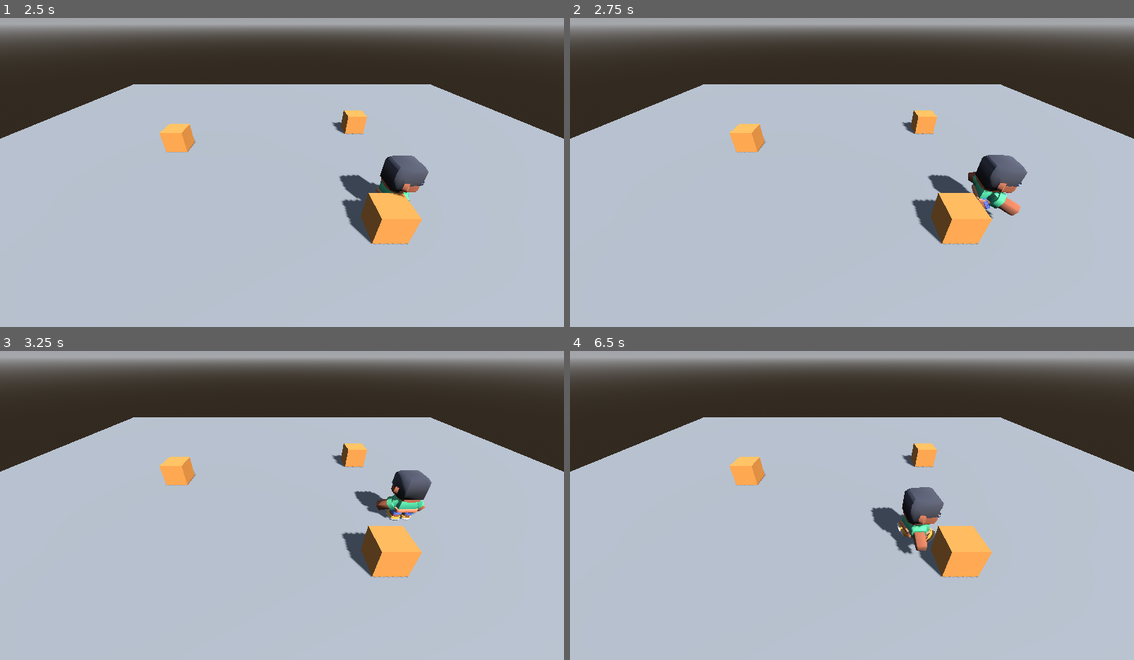
Above: before the commit, frames 1-4 (two rows, left to right).
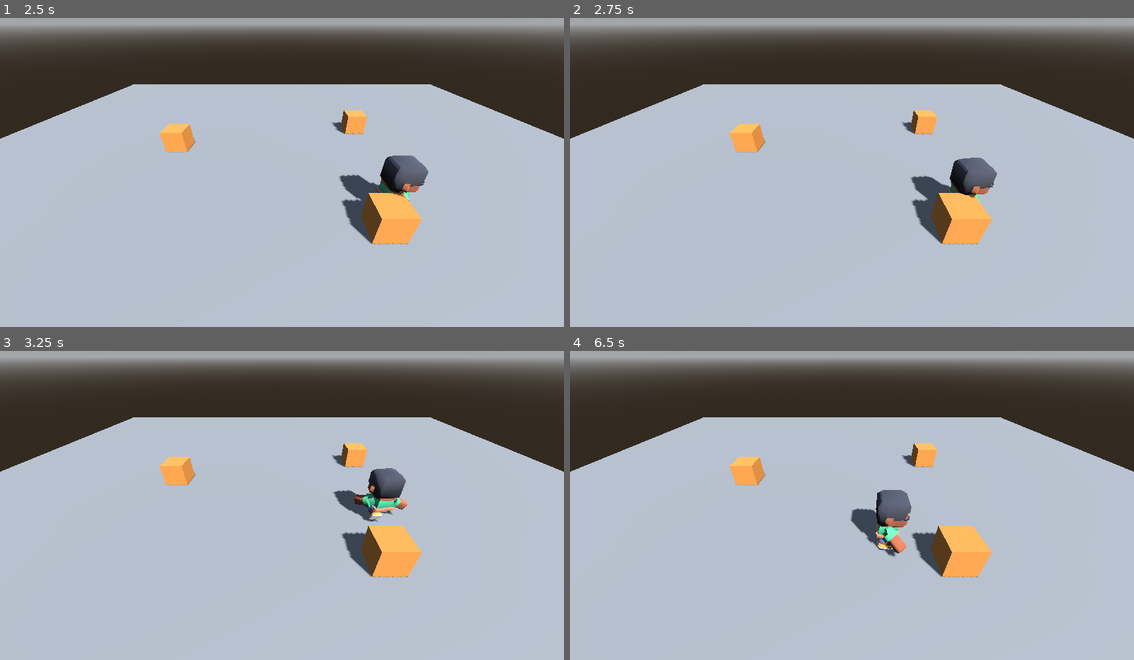
Above: after the commit, the same moments.

Repository: MaYueLRz/DistritoTropel
Game: Godot game, scene res://main.tscn
The game is run twice, just before and just after one commit, with the same random seed, the same clock (stepped at 60 frames per second) and the same inputs.
Inputs:
- Up to frame 1 (2.5 s): tap Enter at 0.5 s; hold D (move_right) 0.53-1.28 s; tap J (golpe, bound only after the commit) at 0.6, 1.35, 2.1 s; hold S (move_down) 1.28-2.03 s; hold D (move_right) from 2.03 s (still down)
- Up to frame 2 (2.75 s): keep holding D (move_right)
- Up to frame 3 (3.25 s): release D (move_right) at 2.78 s; hold W (move_up) from 2.78 s (still down); tap J (golpe, bound only after the commit) at 2.85 s
- Up to frame 4 (6.5 s): release W (move_up) at 3.53 s; hold A (move_left) 3.53-5.03 s; tap J (golpe, bound only after the commit) every 0.75 s from 3.6 to 5.85 s; hold S (move_down) 5.03-5.78 s; hold D (move_right) from 5.78 s (still down)

Frame 1 is identical in both runs. In frame 2, 2.2% of the frame differs, in the area x 60-82%, y 44-66%; in frame 3, 1.9%; in frame 4, 2.4%, in the area x 49-67%, y 44-67%.

Commit message:
T7 N1 - Tarea B - el nodo de la accion

Diff:
--- /dev/null
+++ b/golpe.gd
@@ -0,0 +1,16 @@
+extends Node
+
+@export var tecla = "golpe"
+@onready var pj = get_parent()
+
+var usos = 0
+
+
+func _ready():
+	print("Nodo Rodar listo. Tecla: ", tecla)
+
+
+func _physics_process(_delta):
+	if Input.is_action_just_pressed(tecla):
+		usos += 1
+		print("empieza: ", tecla, " · uso número ", usos)
--- a/main.tscn
+++ b/main.tscn
@@ -1,7 +1,8 @@
-[gd_scene format=3]
+[gd_scene format=3 uid="uid://h24dlci7t2hg"]
 
-[ext_resource type="Script" path="res://personaje.gd" id="1_pj"]
-[ext_resource type="PackedScene" path="res://personaje/character-male-a.glb" id="2_modelo"]
+[ext_resource type="Script" uid="uid://cchv43eug6720" path="res://personaje.gd" id="1_pj"]
+[ext_resource type="PackedScene" uid="uid://bkmexfnojlmxi" path="res://personaje/character-male-a.glb" id="2_modelo"]
+[ext_resource type="Script" uid="uid://67g8ul8ywidy" path="res://golpe.gd" id="3_h2yge"]
 
 [sub_resource type="ProceduralSkyMaterial" id="CieloMat"]
 
@@ -18,77 +19,82 @@
 [sub_resource type="BoxShape3D" id="PisoForma"]
 size = Vector3(30, 0.2, 30)
 
+[sub_resource type="BoxMesh" id="CajaMalla"]
+
+[sub_resource type="StandardMaterial3D" id="CajaMat"]
+albedo_color = Color(0.85, 0.55, 0.25, 1)
+
+[sub_resource type="BoxShape3D" id="CajaForma"]
+
 [sub_resource type="CapsuleShape3D" id="Capsula"]
 radius = 0.35
 height = 1.75
 
-[sub_resource type="BoxMesh" id="CajaMalla"]
+[node name="Main" type="Node3D" unique_id=187010590]
 
-[sub_resource type="BoxShape3D" id="CajaForma"]
-
-[sub_resource type="StandardMaterial3D" id="CajaMat"]
-albedo_color = Color(0.85, 0.55, 0.25, 1)
-
-[node name="Main" type="Node3D"]
-
-[node name="WorldEnvironment" type="WorldEnvironment" parent="."]
+[node name="WorldEnvironment" type="WorldEnvironment" parent="." unique_id=1841830440]
 environment = SubResource("Entorno")
 
-[node name="DirectionalLight3D" type="DirectionalLight3D" parent="."]
+[node name="DirectionalLight3D" type="DirectionalLight3D" parent="." unique_id=1911853749]
 transform = Transform3D(0.866025, -0.353553, 0.353553, 0, 0.707107, 0.707107, -0.5, -0.612372, 0.612372, 0, 6, 0)
 shadow_enabled = true
 
-[node name="Suelo" type="StaticBody3D" parent="."]
+[node name="Suelo" type="StaticBody3D" parent="." unique_id=1614299427]
 
-[node name="MeshInstance3D" type="MeshInstance3D" parent="Suelo"]
+[node name="MeshInstance3D" type="MeshInstance3D" parent="Suelo" unique_id=199708113]
 mesh = SubResource("PisoMalla")
 
-[node name="CollisionShape3D" type="CollisionShape3D" parent="Suelo"]
+[node name="CollisionShape3D" type="CollisionShape3D" parent="Suelo" unique_id=18277837]
 transform = Transform3D(1, 0, 0, 0, 1, 0, 0, 0, 1, 0, -0.1, 0)
 shape = SubResource("PisoForma")
 
-[node name="Cajas" type="Node3D" parent="."]
+[node name="Cajas" type="Node3D" parent="." unique_id=385938072]
 
-[node name="Caja1" type="StaticBody3D" parent="Cajas"]
+[node name="Caja1" type="StaticBody3D" parent="Cajas" unique_id=413501267]
 transform = Transform3D(1, 0, 0, 0, 1, 0, 0, 0, 1, 4, 0.5, -4)
 
-[node name="MeshInstance3D" type="MeshInstance3D" parent="Cajas/Caja1"]
+[node name="MeshInstance3D" type="MeshInstance3D" parent="Cajas/Caja1" unique_id=1164016653]
 mesh = SubResource("CajaMalla")
 surface_material_override/0 = SubResource("CajaMat")
 
-[node name="CollisionShape3D" type="CollisionShape3D" parent="Cajas/Caja1"]
+[node name="CollisionShape3D" type="CollisionShape3D" parent="Cajas/Caja1" unique_id=1638154835]
 shape = SubResource("CajaForma")
 
-[node name="Caja2" type="StaticBody3D" parent="Cajas"]
+[node name="Caja2" type="StaticBody3D" parent="Cajas" unique_id=1824164615]
 transform = Transform3D(1, 0, 0, 0, 1, 0, 0, 0, 1, -5, 0.5, -2)
 
-[node name="MeshInstance3D" type="MeshInstance3D" parent="Cajas/Caja2"]
+[node name="MeshInstance3D" type="MeshInstance3D" parent="Cajas/Caja2" unique_id=288967914]
 mesh = SubResource("CajaMalla")
 surface_material_override/0 = SubResource("CajaMat")
 
-[node name="CollisionShape3D" type="CollisionShape3D" parent="Cajas/Caja2"]
+[node name="CollisionShape3D" type="CollisionShape3D" parent="Cajas/Caja2" unique_id=701891069]
 shape = SubResource("CajaForma")
 
-[node name="Caja3" type="StaticBody3D" parent="Cajas"]
+[node name="Caja3" type="StaticBody3D" parent="Cajas" unique_id=2058423701]
 transform = Transform3D(1, 0, 0, 0, 1, 0, 0, 0, 1, 3, 0.5, 3)
 
-[node name="MeshInstance3D" type="MeshInstance3D" parent="Cajas/Caja3"]
+[node name="MeshInstance3D" type="MeshInstance3D" parent="Cajas/Caja3" unique_id=109358859]
 mesh = SubResource("CajaMalla")
 surface_material_override/0 = SubResource("CajaMat")
 
-[node name="CollisionShape3D" type="CollisionShape3D" parent="Cajas/Caja3"]
+[node name="CollisionShape3D" type="CollisionShape3D" parent="Cajas/Caja3" unique_id=656420938]
 shape = SubResource("CajaForma")
 
-[node name="Camera3D" type="Camera3D" parent="."]
+[node name="Camera3D" type="Camera3D" parent="." unique_id=705986188]
 transform = Transform3D(1, 0, 0, 0, 0.819152, 0.573576, 0, -0.573576, 0.819152, 0, 5, 7)
 
-[node name="Personaje" type="CharacterBody3D" parent="." node_paths=PackedStringArray("camara")]
+[node name="Personaje" type="CharacterBody3D" parent="." unique_id=2111096892 node_paths=PackedStringArray("camara")]
 script = ExtResource("1_pj")
 camara = NodePath("../Camera3D")
+prueba = 4
+accion_prueba = "golpe"
 
-[node name="CollisionShape3D" type="CollisionShape3D" parent="Personaje"]
+[node name="CollisionShape3D" type="CollisionShape3D" parent="Personaje" unique_id=1336971857]
 transform = Transform3D(1, 0, 0, 0, 1, 0, 0, 0, 1, 0, 0.875, 0)
 shape = SubResource("Capsula")
 
-[node name="Modelo" parent="Personaje" instance=ExtResource("2_modelo")]
+[node name="Modelo" parent="Personaje" unique_id=102496491 instance=ExtResource("2_modelo")]
 transform = Transform3D(-2.6, 0, 0, 0, 2.6, 0, 0, 0, -2.6, 0, 0, 0)
+
+[node name="Golpe" type="Node" parent="Personaje" unique_id=116596377]
+script = ExtResource("3_h2yge")
--- a/project.godot
+++ b/project.godot
@@ -45,6 +45,16 @@
 , Object(InputEventKey,"resource_local_to_scene":false,"resource_name":"","device":-1,"window_id":0,"alt_pressed":false …(186 unchanged characters)…
 ]
 }
+rodar={
+"deadzone": 0.2,
+"events": [Object(InputEventKey,"resource_local_to_scene":false,"resource_name":"","device":-1,"window_id":0,"alt_pressed":false,"shift_pressed":false,"ctrl_pressed":false,"meta_pressed":false,"pressed":false,"keycode":0,"physical_keycode":4194326,"key_label":0,"unicode":0,"location":0,"echo":false,"script":null)
+]
+}
+golpe={
+"deadzone": 0.2,
+"events": [Object(InputEventKey,"resource_local_to_scene":false,"resource_name":"","device":-1,"window_id":0,"alt_pressed":false,"shift_pressed":false,"ctrl_pressed":false,"meta_pressed":false,"pressed":false,"keycode":0,"physical_keycode":74,"key_label":0,"unicode":106,"location":0,"echo":false,"script":null)
+]
+}
 
 [physics]
 
Not shown, added: golpe.gd.uid
